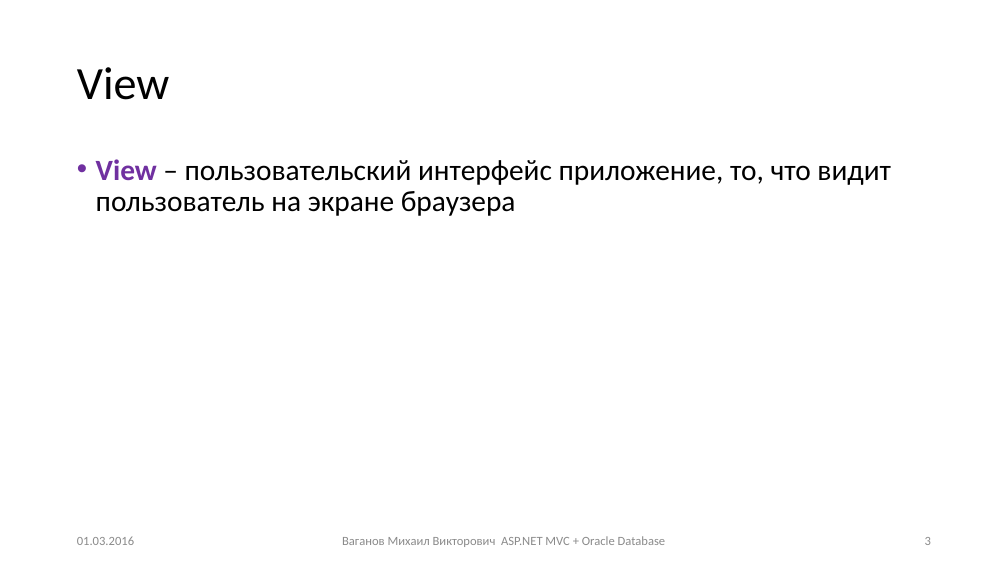
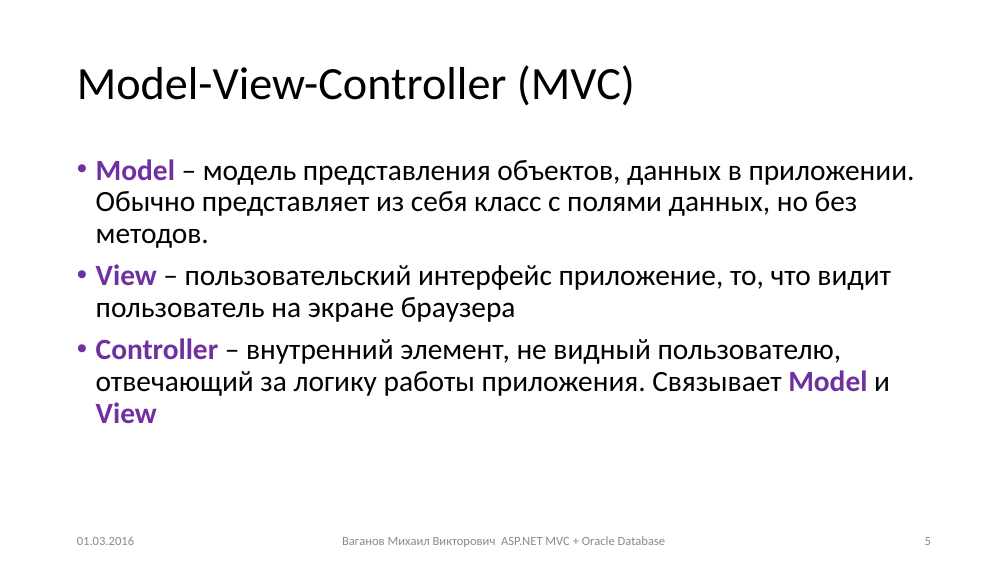
Before and after one commit to Mikhail-Vaganov/psu-applicants, a slide deck: slide 5 of Presentations/Занятие 5.pptx (slide 3 before the commit). Drawn at 1008x567 pixels with LibreOffice and Linux fonts; fonts in the diff are those of the drawing. Boxes give left, top, right and bottom in pixels: in the first picture for what was removed or moved away, otherwise in the second. Text is boxed around its words. In the diff, an @@ line names an element or a change of style, - is before the commit and + after.

Commit message:
added models of applicants and branches

```diff
--- a/Presentations/Занятие 5.pptx
+++ b/Presentations/Занятие 5.pptx
@@ title at bbox=[77, 65, 635, 106]: text changed @@
-View
+Model-View-Controller (MVC)
@@ text at bbox=[96, 159, 915, 248]: paragraph added @@
+• Model – модель представления объектов, данных в приложении. Обычно представляет из себя класс с полями данных, но без методов.
@@ text at bbox=[96, 338, 890, 423]: paragraph added @@
+• Controller – внутренний элемент, не видный пользователю, отвечающий за логику работы приложения. Связывает Model и View
```
Also in this commit, not shown: 6 other slides changed, 7 slides added, 1 slide removed, 34 other files.
